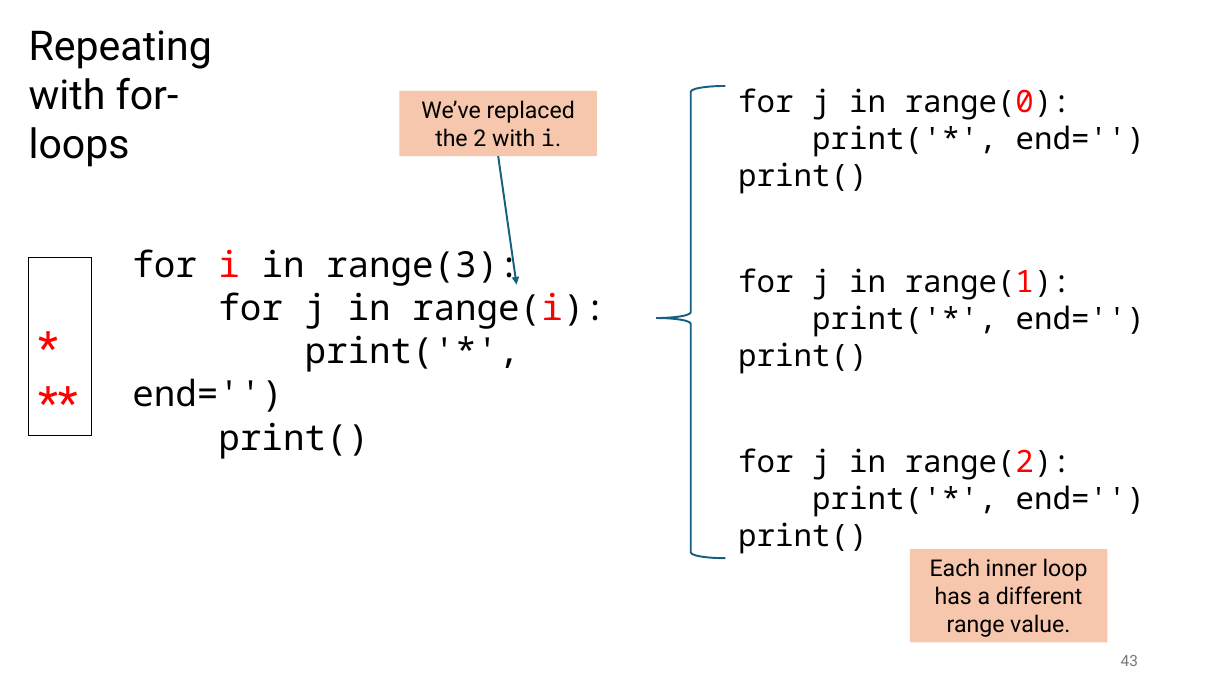
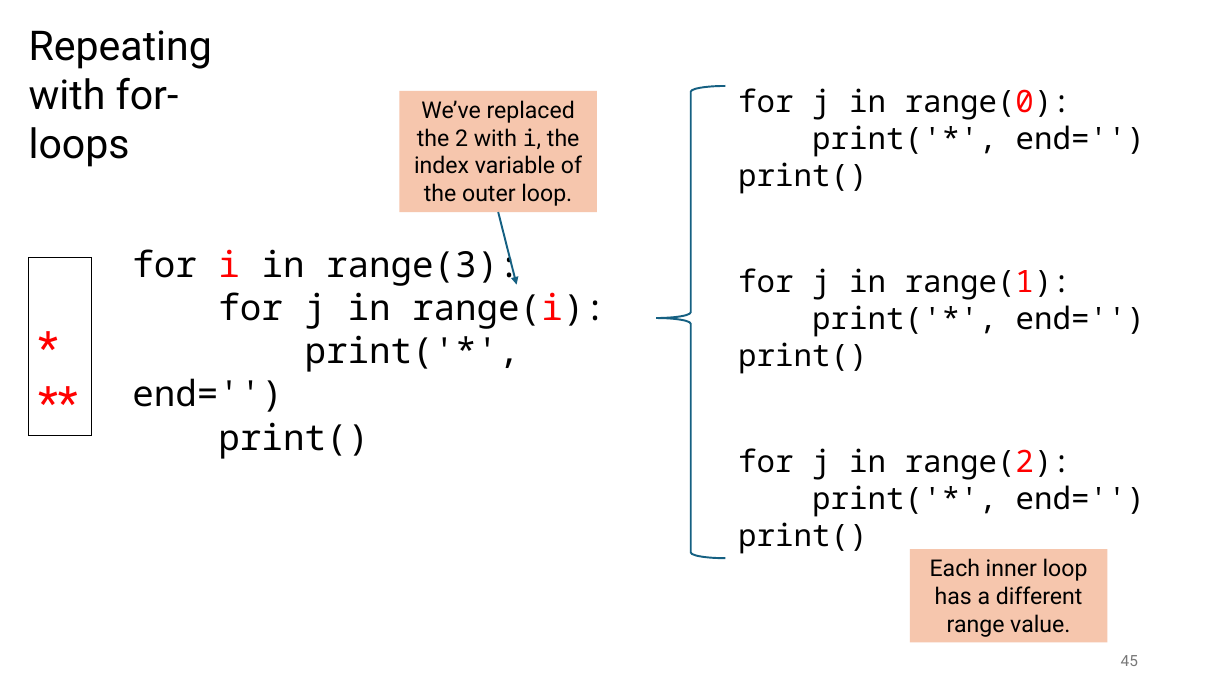
Before and after one commit to tjd1234/cmpt120spring2026, a slide deck: slide 45 of lecture_notes/chapter3/chapter3.pptx (slide 43 before the commit). Drawn at 1232x693 pixels with LibreOffice and Linux fonts; fonts in the diff are those of the drawing. Boxes give left, top, right and bottom in pixels: in the first picture for what was removed or moved away, otherwise in the second. Text is boxed around its words. In the diff, an @@ line names an element or a change of style, - is before the commit and + after.

```diff
--- a/lecture_notes/chapter3/chapter3.pptx
+++ b/lecture_notes/chapter3/chapter3.pptx
@@ rectangle "We’ve replaced the 2 with ...": place and size @@
-rectangle "We’ve replaced the 2 with ..." at <box>399,91,597,156</box>
+rectangle "We’ve replaced the 2 with ..." at <box>399,91,597,212</box>
@@ text in rectangle at <box>414,100,582,206</box>: text changed @@
-We’ve replaced the 2 with i.
+We’ve replaced the 2 with i, the index variable of the outer loop.
@@ arrow moved from (498, 156) - (517, 285) to (498, 213) - (517, 285) @@
@@ page number at <box>1121,655,1138,666</box>: text changed @@
-43
+45
```
Also in this commit, not shown: 15 other slides changed, 2 slides added, 30 other files.
